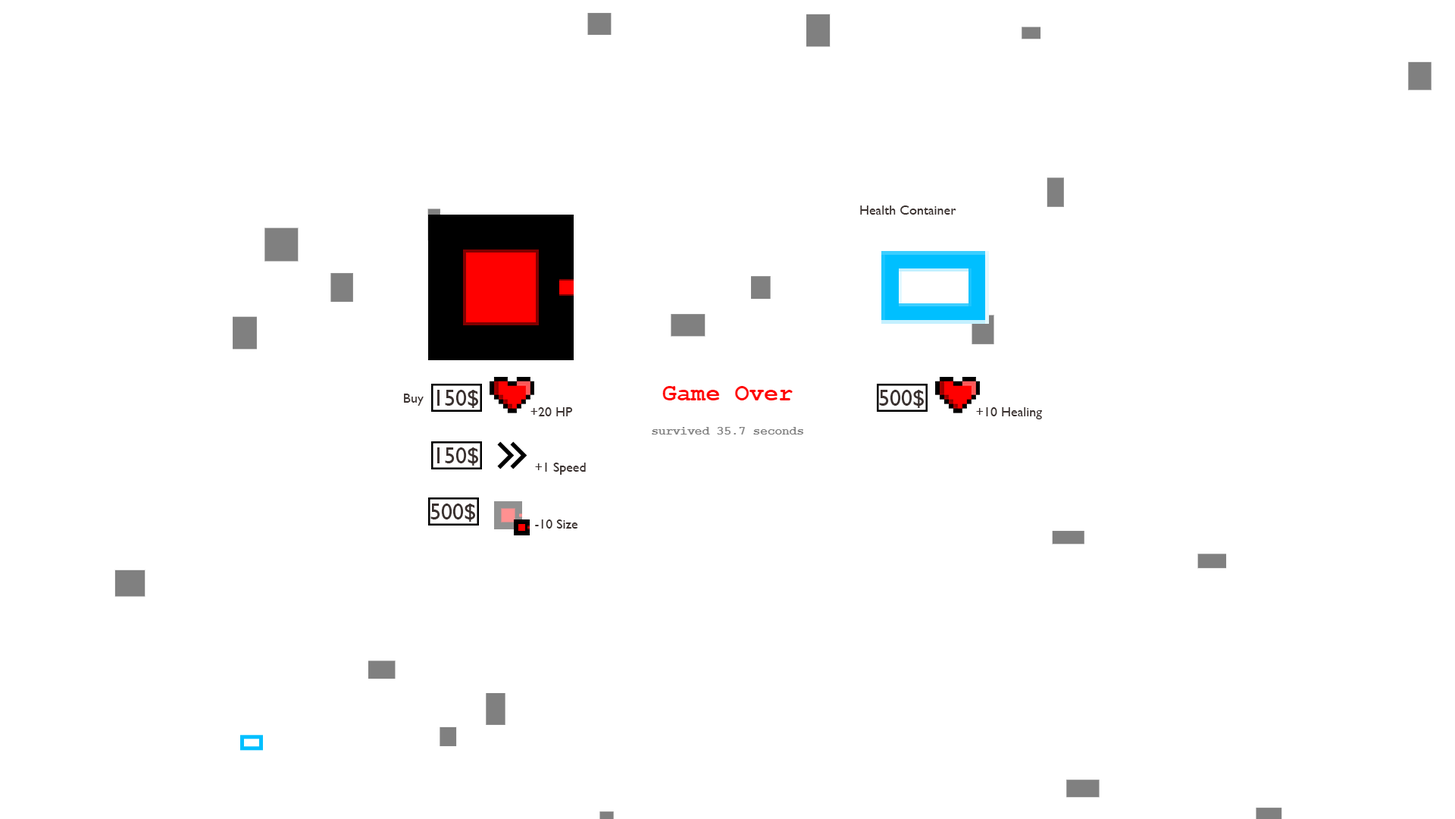
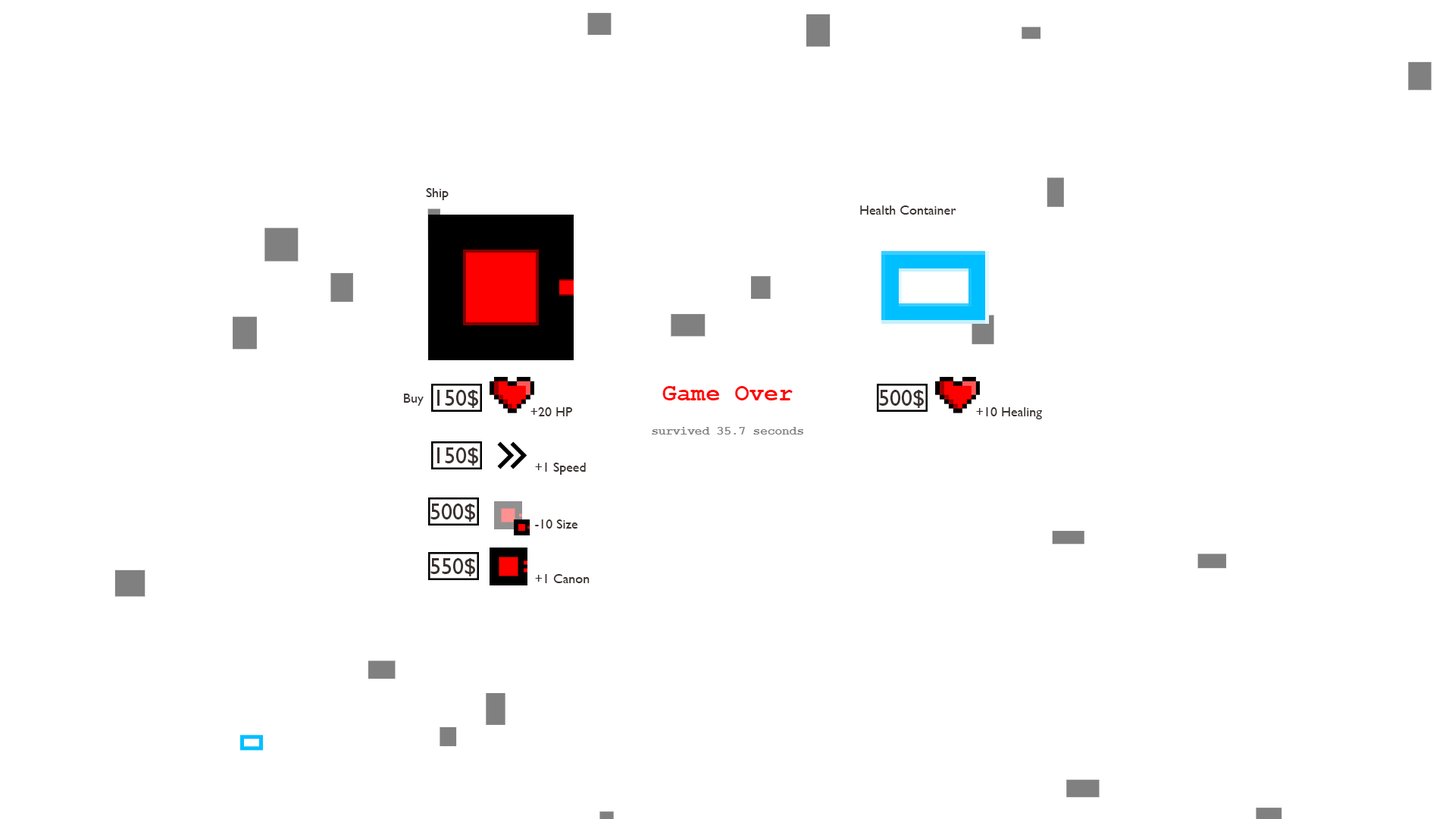
Layered file, before and after one edit (1455×819). Changes by layer:
added layer "Layer 3" in group "Ship" over [489, 547, 528, 586]
added layer "Ship" (2nd of 3, in "Ship") in group "Ship" over [425, 187, 449, 201]
added group "Item 3 copy" with 3 layers in group "Ship" over [428, 551, 590, 583]
added layer "Rectangle 1" (3rd of 4, in "Ship" › "Item 3 copy") in group "Item 3 copy" over [428, 551, 480, 580]
added layer "550$" in group "Item 3 copy" over [430, 557, 476, 577]
added layer "+1 Canon" in group "Item 3 copy" over [535, 573, 590, 583]
